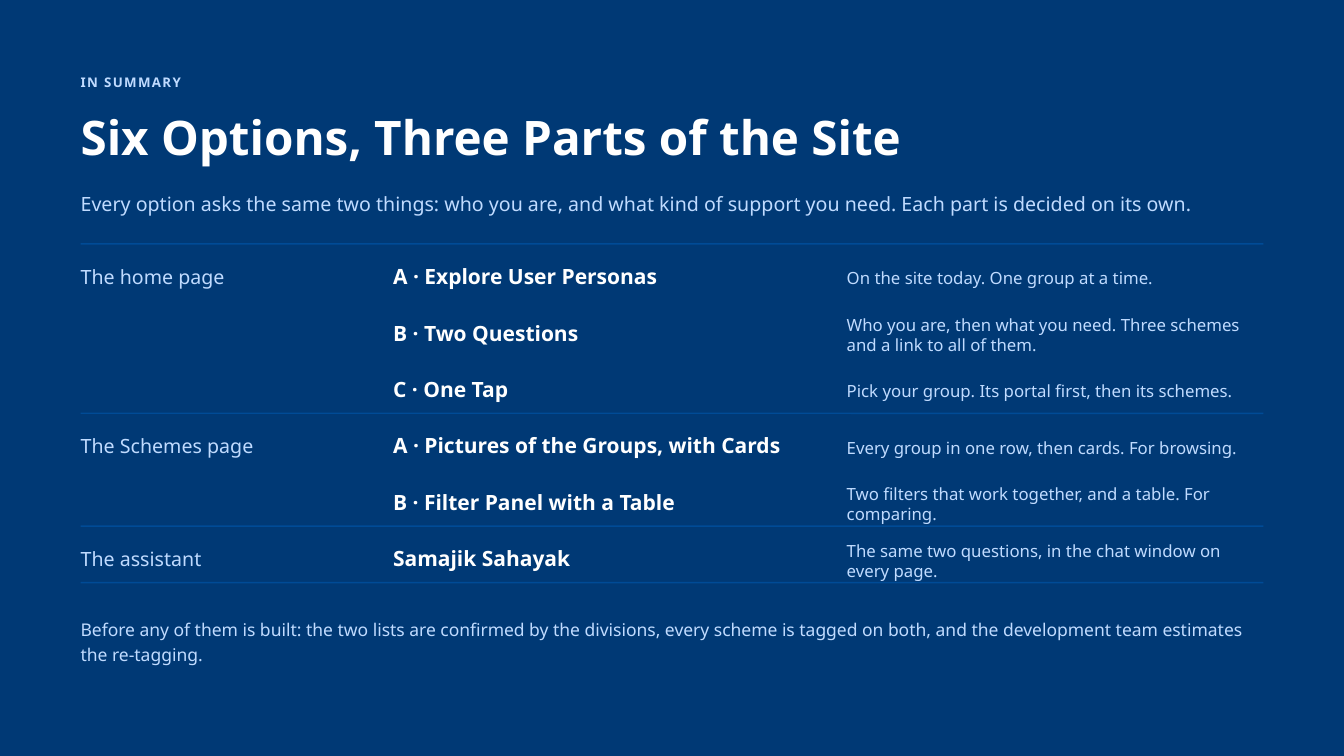
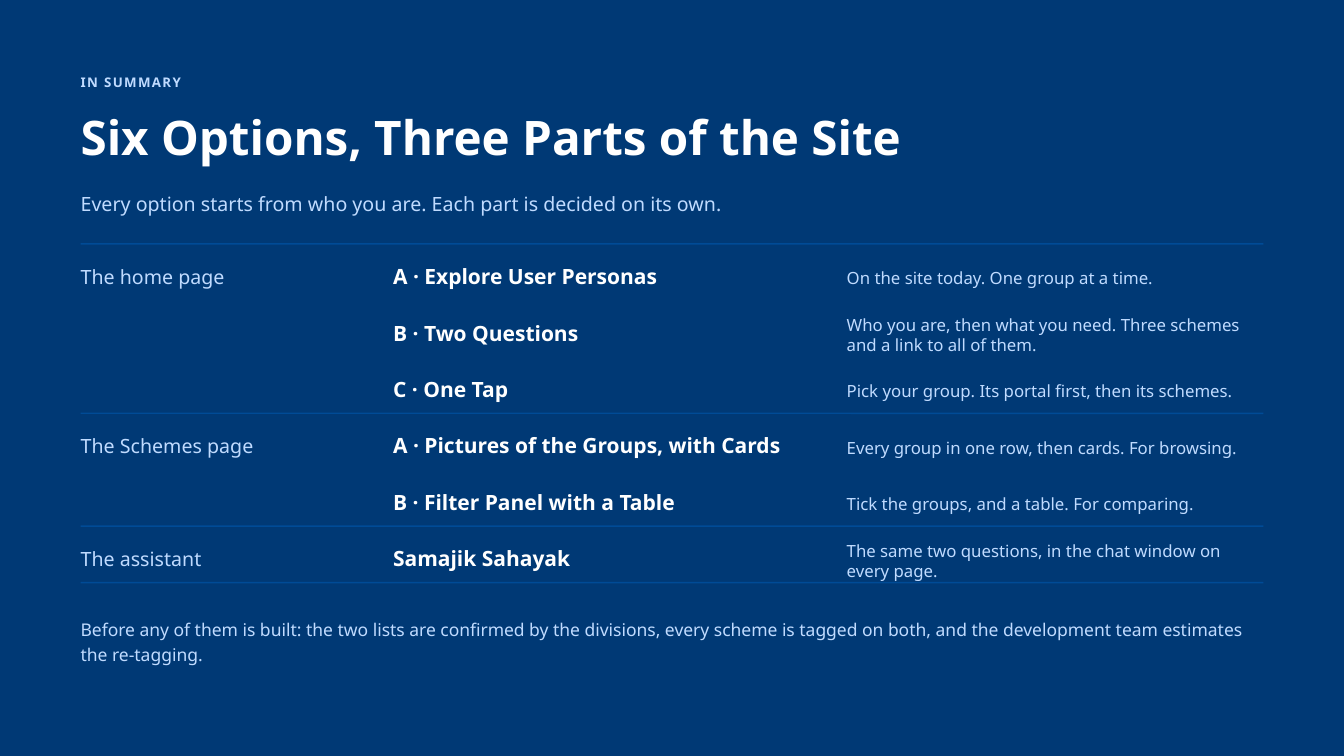
Before and after one commit to AkashShivanand/mosje, a slide deck: slide 11 of docs/plans/MoSJE-Service-Discovery-Options.pptx. Drawn at 1344x756 pixels with LibreOffice and Linux fonts; fonts in the diff are those of the drawing. Boxes give left, top, right and bottom in pixels: in the first picture for what was removed or moved away, otherwise in the second. Text is boxed around its words. In the diff, an @@ line names an element or a change of style, - is before the commit and + after.

```diff
--- a/docs/plans/MoSJE-Service-Discovery-Options.pptx
+++ b/docs/plans/MoSJE-Service-Discovery-Options.pptx
@@ text at <box>81,196,721,216</box>: text changed @@
-Every option asks the same two things: who you are, and what kind of support you need. Each part is decided on its own.
+Every option starts from who you are. Each part is decided on its own.
@@ text at <box>847,497,1193,514</box>: text changed @@
-Two filters that work together, and a table. For comparing.
+Tick the groups, and a table. For comparing.
```
Also in this commit, not shown: 4 other slides changed, 37 other files.
